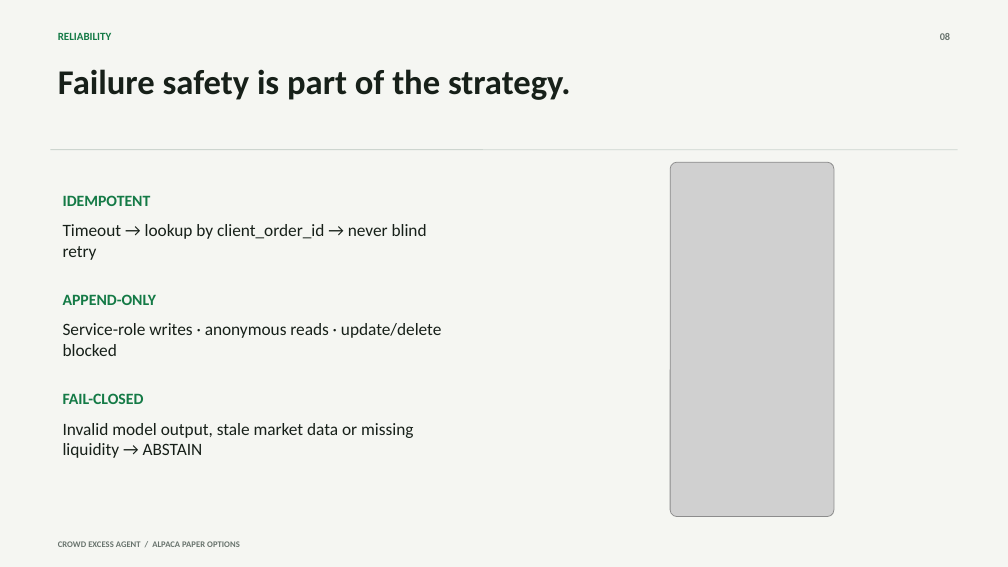
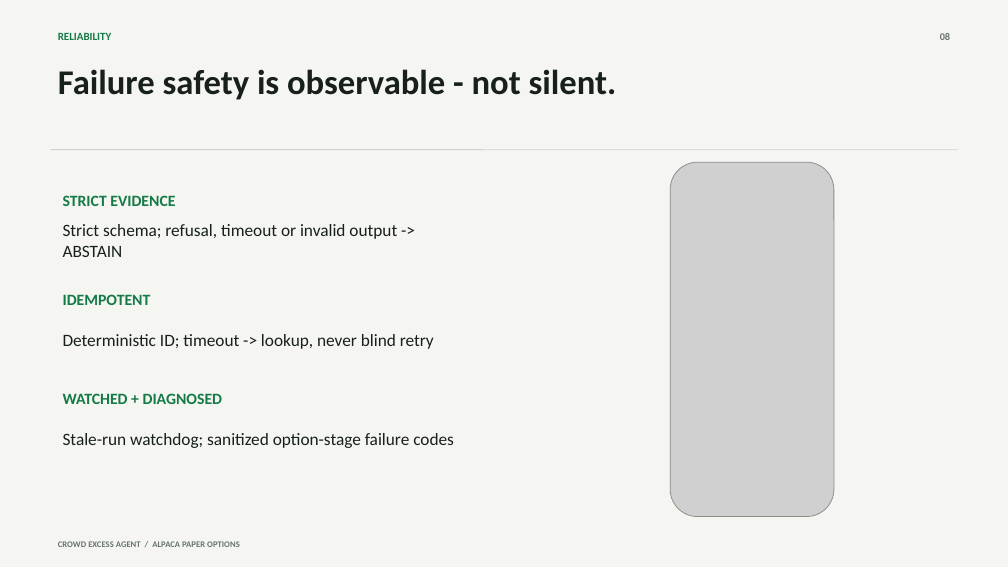
Before and after one commit to Kachii1020/crowd-excess-lab, a slide deck: slide 8 of submission/crowd-excess-pitch-deck.pptx. Drawn at 1008x567 pixels with LibreOffice and Linux fonts; fonts in the diff are those of the drawing; grey boxes stand for pictures. Boxes give left, top, right and bottom in pixels: in the first picture for what was removed or moved away, otherwise in the second. Text is boxed around its words. In the diff, an @@ line names an element or a change of style, - is before the commit and + after.

Commit message:
feat: finalize submission safety and evidence

```diff
--- a/submission/crowd-excess-pitch-deck.pptx
+++ b/submission/crowd-excess-pitch-deck.pptx
@@ text at bbox=[58, 69, 617, 100]: text changed @@
-Failure safety is part of the strategy.
+Failure safety is observable - not silent.
@@ text at bbox=[63, 195, 175, 206]: text changed @@
-IDEMPOTENT
+STRICT EVIDENCE
@@ text at bbox=[63, 224, 397, 257]: text changed @@
-Timeout → lookup by client_order_id → never blind retry
+Strict schema; refusal, timeout or invalid output -> ABSTAIN
@@ text at bbox=[63, 294, 151, 305]: text changed @@
-APPEND-ONLY
+IDEMPOTENT
@@ text at bbox=[63, 334, 434, 349]: text changed @@
-Service-role writes · anonymous reads · update/delete blocked
+Deterministic ID; timeout -> lookup, never blind retry
@@ text at bbox=[63, 393, 223, 404]: text changed @@
-FAIL-CLOSED
+WATCHED + DIAGNOSED
@@ text at bbox=[63, 433, 454, 448]: text changed @@
-Invalid model output, stale market data or missing liquidity → ABSTAIN
+Stale-run watchdog; sanitized option-stage failure codes
```
Also in this commit, not shown: 3 other slides changed, 31 other files.
